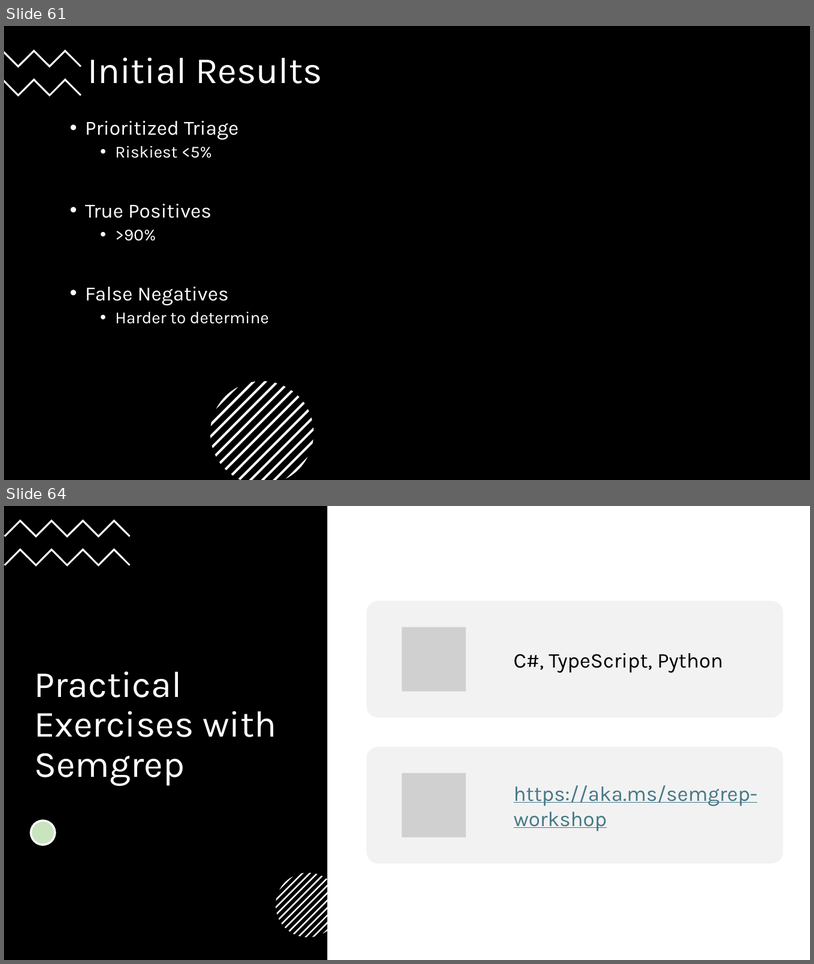
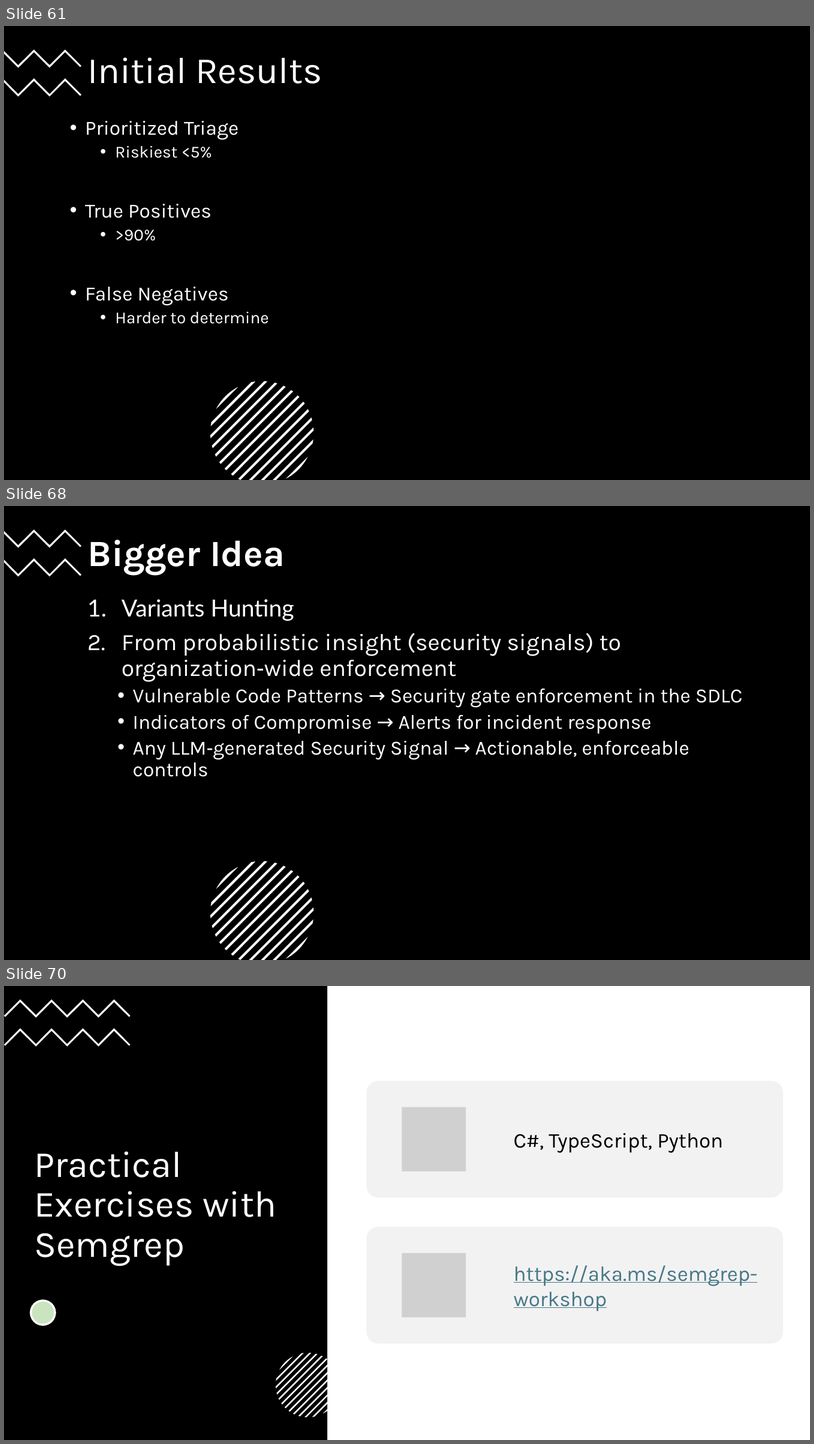
Before and after one commit to 247arjun/dc32-sast-workshop, a slide deck: BSides-Seattle-2026-Workshop.pptx. Shown one above the other, each under a label of ours: slides 61 and 64 before the commit, slides 61, 68 and 70 after it; the slides between them are not shown. The pictures are 814x964 and 814x1444 pixels, drawn with LibreOffice and Linux fonts; fonts in the diff are those of the drawing; grey boxes stand for pictures. Boxes give left, top, right and bottom in pixels: in the first picture for what was removed or moved away, otherwise in the second. Text is boxed around its words. In the diff, an @@ line names an element or a change of style, - is before the commit and + after.

Commit message:
Add 7 slides for the idea of Converting LLM Findings into Deterministic, Scalable Security Signals

```diff
--- a/BSides-Seattle-2026-Workshop.pptx
+++ b/BSides-Seattle-2026-Workshop.pptx
@@ slide 68 added at [4, 506, 810, 960], background #FFFFFF @@
@@ rectangle added at [4, 506, 810, 960], fill #000000 @@
@@ freeform shape added at [4, 529, 81, 548], fill #FFFFFF @@
@@ title added at [87, 540, 285, 575], 44 pt, text #FFFFFF, bold @@
+Bigger Idea
@@ freeform shape added at [4, 558, 81, 576], fill #FFFFFF @@
@@ text added at [122, 599, 743, 777], 24 pt, text #FFFFFF @@
+1. Variants Hunting
+2. From probabilistic insight (security signals) to organization‑wide enforcement
+  • Vulnerable Code Patterns → Security gate enforcement in the SDLC
+  • Indicators of Compromise → Alerts for incident response
+  • Any LLM‑generated Security Signal → Actionable, enforceable controls
@@ group added at [210, 861, 314, 960]: 13 freeform shapes @@
@@ what was slide 64 is now slide 70 @@
```
Also in this commit, not shown: 2 slides changed, 5 other slides added, 4 other files.
